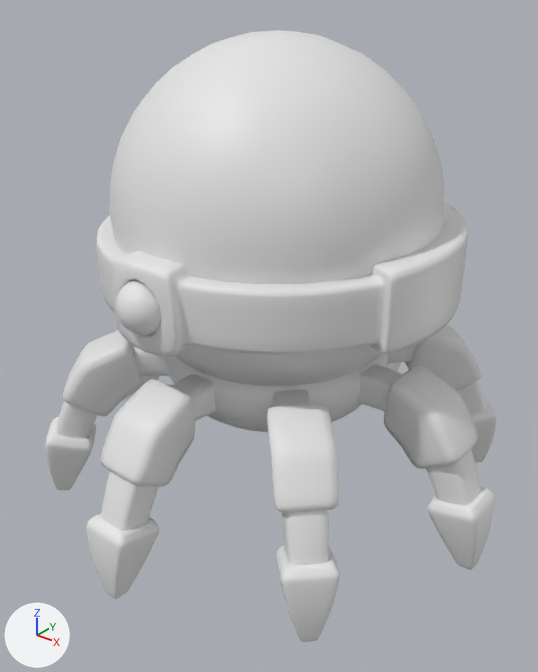
The FBX model Assets/Characters/Spider.fbx: old version first, new version second.
Both versions are drawn from a camera (50 mm lens) standing at (2.48, -3.17, 2.94) and looking at (0.05, -0.13, 1.06). Arrows for +X, +Y and +Z are at lower left; the lights stay in place. The picture after the commit comes second. Where no turn or scale is listed for an object, it has been applied to the vertices.

The first picture shows 'Spider'.
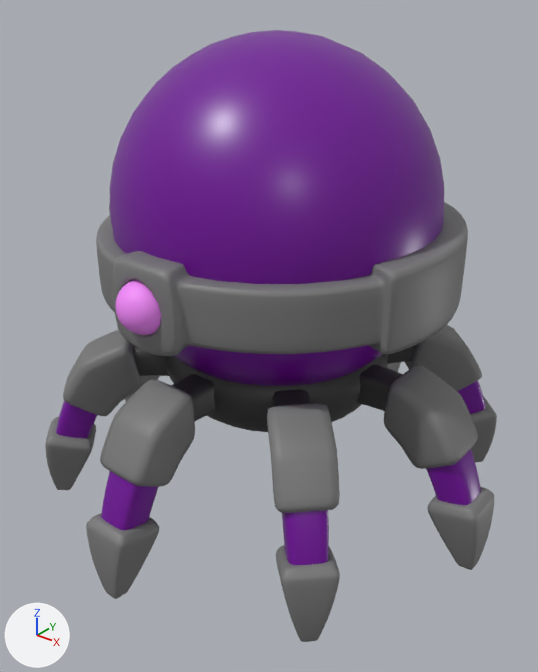
Changed parts and their boxes (x1, y1, x2, y2) in the pictures (538 x 672 px):
```json
{"part": 1, "of": "me_cube_020", "change": "recoloured", "before": [56, 30, 485, 565], "after": [56, 30, 485, 565], "on screen": "white to purple"}
{"part": 2, "of": "me_cube_020", "change": "recoloured", "before": [45, 202, 497, 642], "after": [45, 202, 497, 642], "on screen": "white to grey"}
{"part": 3, "of": "me_cube_020", "change": "recoloured", "before": [133, 345, 416, 432], "after": [133, 345, 416, 432], "on screen": "white to dark grey"}
{"part": 4, "of": "me_cube_020", "change": "recoloured", "before": [116, 280, 161, 335], "after": [116, 280, 161, 335], "on screen": "white to pink"}
```

The change, as JSON lines over the scene's bpy script:
```json
{"op": "add", "block": "mat_lightgrey_metal", "code": ["mat_lightgrey_metal = principled_material('lightGrey_metal')", "mat_lightgrey_metal.base_color = (0.195, 0.195, 0.195)  # grey #7a7a7a"]}
{"op": "add", "block": "mat_purple_reflective", "code": ["mat_purple_reflective = principled_material('purple_reflective')", "mat_purple_reflective.base_color = (0.17, 0.0, 0.322)  # purple #73009a", "mat_purple_reflective.roughness = 0.341"]}
{"op": "add", "block": "mat_pink_light", "code": ["mat_pink_light = principled_material('pink_light')", "mat_pink_light.base_color = (0.935, 0.259, 1.0)  # pink #f88bff"]}
{"op": "add", "block": "mat_darkgrey_metal", "code": ["mat_darkgrey_metal = principled_material('darkGrey_metal')", "mat_darkgrey_metal.base_color = (0.0448, 0.0448, 0.0448)  # dark grey #3c3c3c"]}
{"block": "me_cube_020", "where": "me_cube_020.from_pydata(...)  # 15342 vertices, 15152 faces; spans x -1.42..1.42, y -1.42..1.42, z -0.01..2.69"}
{"block": "me_cube_020", "where": "# used by ob_spider; location = (0.0, 0.0, 0.0)"}
{"block": "me_cube_020", "change": "me_cube_020 part 1: 2672 of the faces centred in x -1.37..1.37, y -1.37..1.37, z 0.26..2.68 switch from mat_nmi_1 (white #e7e7e7) to mat_purple_reflective (purple #73009a)"}
{"block": "me_cube_020", "change": "me_cube_020 part 2: 9808 of the faces centred in x -1.42..1.42, y -1.42..1.42, z -0.01..1.74 switch from mat_nmi_1 (white #e7e7e7) to mat_lightgrey_metal (grey #7a7a7a)"}
{"block": "me_cube_020", "change": "me_cube_020 part 3: 2288 of the faces centred in x -1.0..1.0, y -1.0..1.0, z 0.59..1.02 switch from mat_nmi_1 (white #e7e7e7) to mat_darkgrey_metal (dark grey #3c3c3c)"}
{"block": "me_cube_020", "change": "me_cube_020 part 4: 384 of the faces centred in x -0.13..0.13, y -1.14..-0.88, z 1.4..1.66 switch from mat_nmi_1 (white #e7e7e7) to mat_pink_light (pink #f88bff)"}
```
